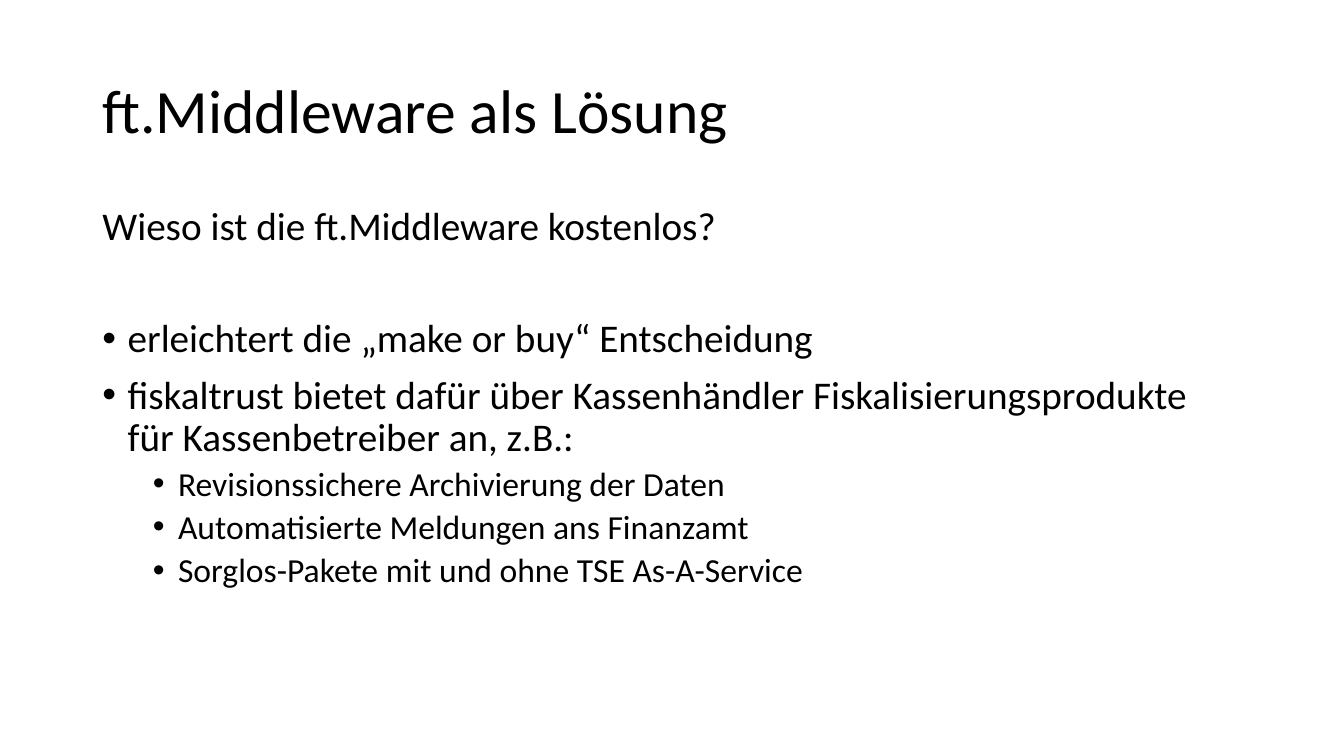
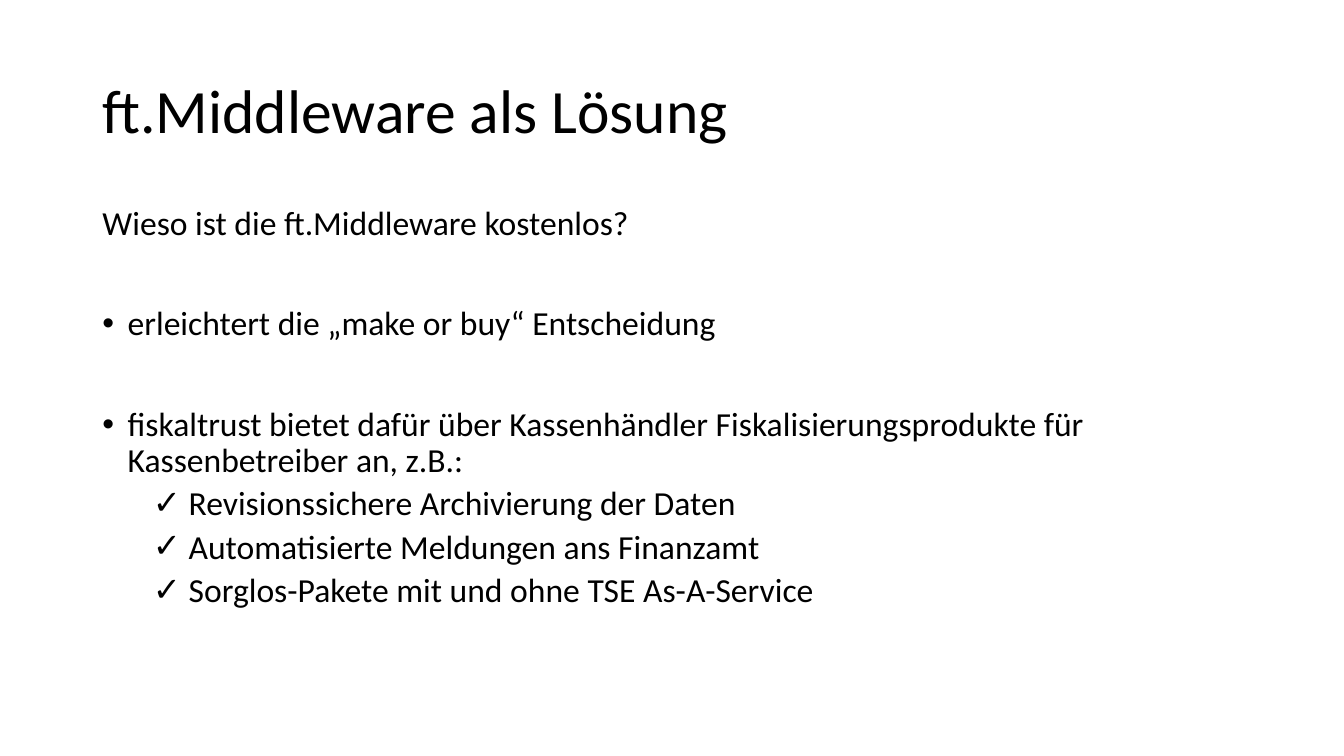
Before and after one commit to fiskaltrust/productdescription-de-doc, a slide deck: slide 6 of for-poscreators/presentation/onboarding_de.pptx. Drawn at 1344x756 pixels with LibreOffice and Linux fonts; fonts in the diff are those of the drawing. Boxes give left, top, right and bottom in pixels: in the first picture for what was removed or moved away, otherwise in the second. Text is boxed around its words. In the diff, an @@ line names an element or a change of style, - is before the commit and + after.

```diff
--- a/for-poscreators/presentation/onboarding_de.pptx
+++ b/for-poscreators/presentation/onboarding_de.pptx
@@ text "Wieso ist die ft.Middleware kostenlos?" at [102, 211, 1084, 608]: size 28 to 24 pt in "Wieso ist die ft.Middleware kostenlos?", "erleichtert die „make or buy“ Entscheidung", "fiskaltrust bietet dafür über Kassenhändler Fiskalisierungsp ..."; bullet • to ✓ @@
```
Also in this commit, not shown: 8 other slides changed, 7 slides added, 1 slide removed, 6 other files.
